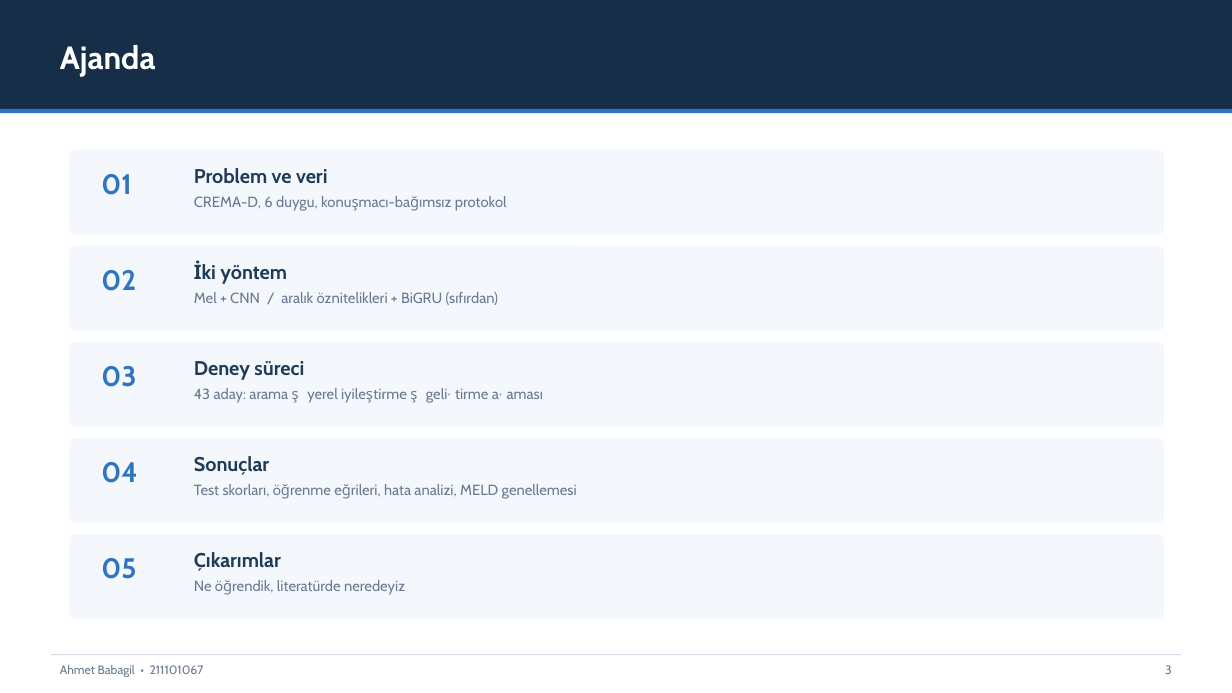
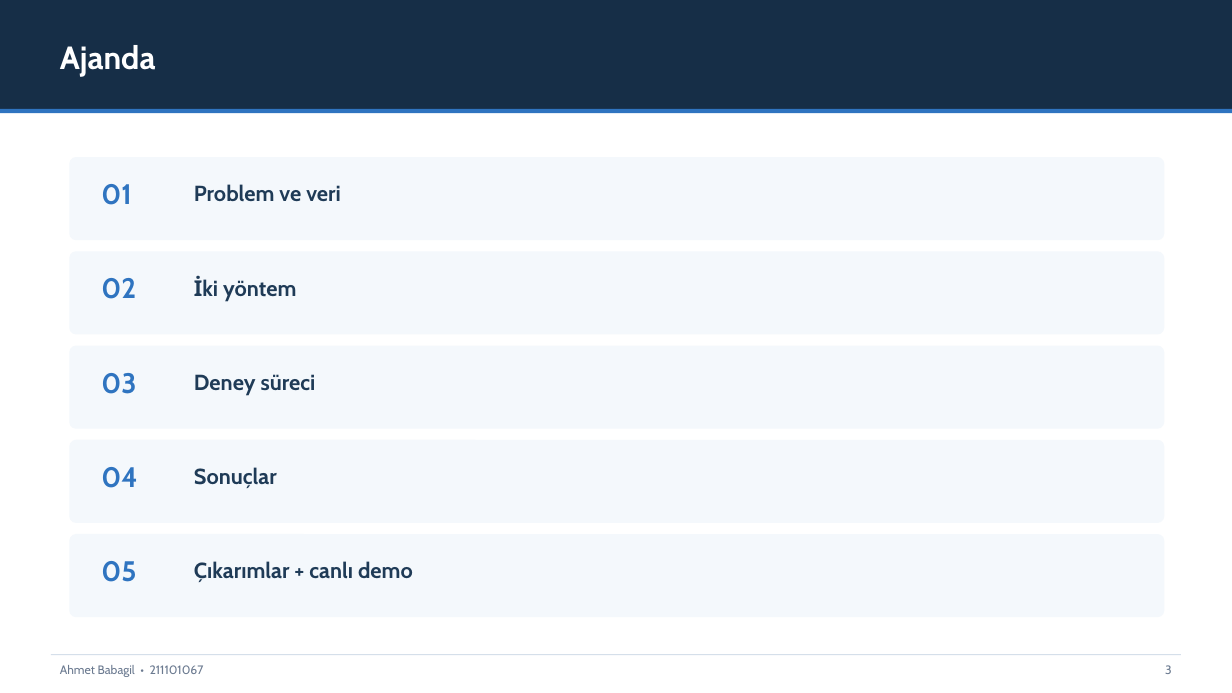
Before and after one commit to AhmetBabagil/speech-emotion-recognition, a slide deck: slide 3 of final/SUNUM_FINAL.pptx. Drawn at 1232x693 pixels with LibreOffice and Linux fonts; fonts in the diff are those of the drawing. Boxes give left, top, right and bottom in pixels: in the first picture for what was removed or moved away, otherwise in the second. Text is boxed around its words. In the diff, an @@ line names an element or a change of style, - is before the commit and + after.

```diff
--- a/final/SUNUM_FINAL.pptx
+++ b/final/SUNUM_FINAL.pptx
@@ 3 rounded rectangles: place and size @@
-3 rounded rectangles at [69,150,1165,427]
+3 rounded rectangles at [69,157,1165,429]
@@ text "01": place and size @@
-text "01" at [101,174,131,195]
+text "01" at [101,184,131,205]
@@ text "Problem ve veri": place and size @@
-text "Problem ve veri" at [194,168,507,211]
+text "Problem ve veri" at [194,184,341,202]
@@ text at [194,196,507,211]: paragraph removed @@
-CREMA-D, 6 duygu, konuşmacı-bağımsız protokol
@@ text "02": place and size @@
-text "02" at [101,270,136,291]
+text "02" at [101,278,136,299]
@@ text "İki yöntem": place and size @@
-text "İki yöntem" at [194,260,498,305]
+text "İki yöntem" at [194,276,296,302]
@@ text at [194,292,498,305]: paragraph removed @@
-Mel + CNN / aralık öznitelikleri + BiGRU (sıfırdan)
@@ text "03": place and size @@
-text "03" at [101,366,136,387]
+text "03" at [101,373,136,394]
@@ text "Deney süreci": place and size @@
-text "Deney süreci" at [194,361,338,403]
+text "Deney süreci" at [194,374,316,396]
@@ text at [194,388,338,403]: paragraph removed @@
-43 aday: arama → yerel iyileştirme → geliştirme aşaması
@@ text "04": place and size @@
-text "04" at [101,462,137,483]
+text "04" at [101,467,137,488]
@@ size 15.5 to 17 pt in 4 elements at [194,276,296,302], [194,184,341,202], [194,374,316,396], [194,467,277,488] @@
@@ text "Sonuçlar": place and size @@
-text "Sonuçlar" at [194,456,577,499]
+text "Sonuçlar" at [194,467,277,488]
@@ text at [194,484,577,499]: paragraph removed @@
-Test skorları, öğrenme eğrileri, hata analizi, MELD genellemesi
@@ text at [194,561,413,582]: text changed; size 11.5 to 17 pt; text colour #6B7A90 to #1F3B57; bold on @@
-Çıkarımlar
-Ne öğrendik, literatürde neredeyiz
+Çıkarımlar + canlı demo
```
Also in this commit, not shown: 17 other slides changed, 9 slides added, 2 slides removed, 12 other files.
